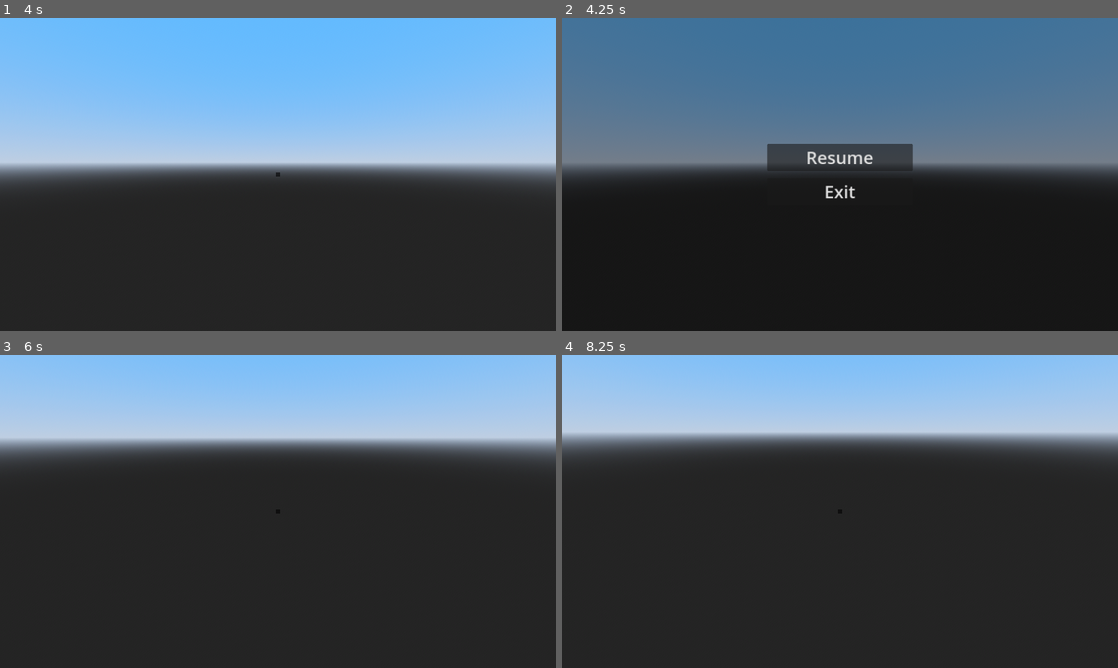
Above: before the commit, frames 1-4 (two rows, left to right).
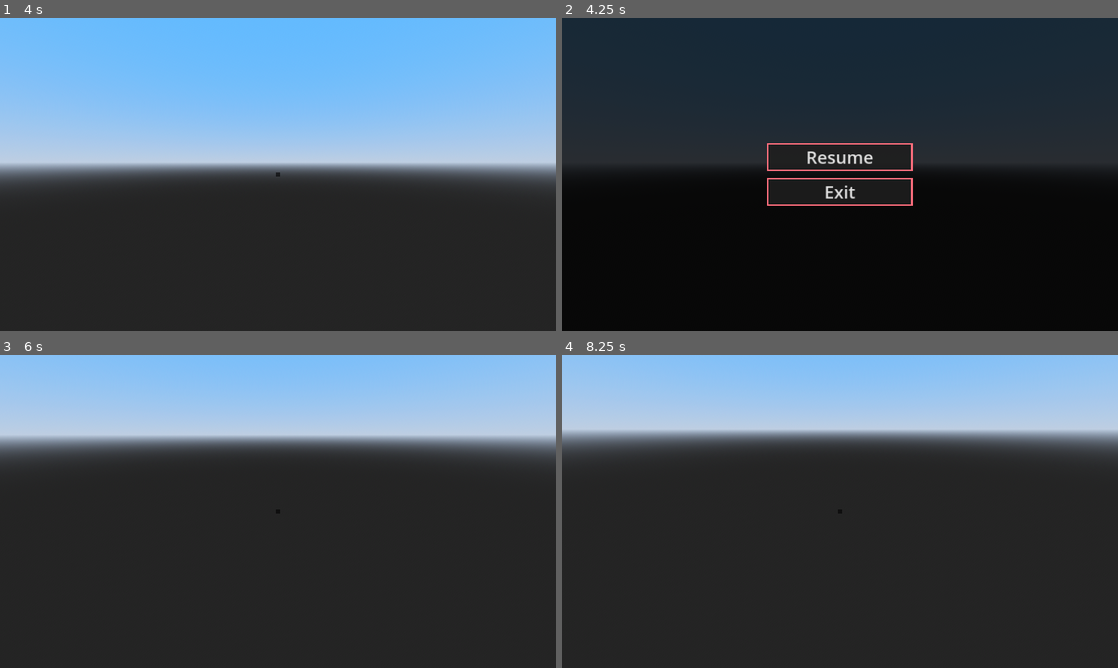
Above: after the commit, the same moments.

Repository: Skyvastern/the-aspiring-deva
Game: Godot game, scene res://main/main.tscn
The game is run twice, just before and just after one commit, with the same random seed, the same clock (stepped at 60 frames per second) and the same inputs.
Inputs (mouse positions are in pixels of both pictures, inside the frame that each line leads up to):
- Up to frame 1 (4 s): tap Enter at 0.5 s; move the mouse to (305, 174) at 0.52 s; hold W (forward) from 0.53 s (still down); tap E (interact) at 0.6, 2.1, 3.6 s; tap Space (jump) at 0.77, 1.52, 3.02, 3.5, 3.77 s; move the mouse to (250, 174) at 1.27 s; tap Q (interact_detailed) at 1.35, 2.85 s; move the mouse to (289, 168) at 2.02 s; move the mouse to (272, 180) at 2.77 s; move the mouse to (316, 177) at 3.52 s
- Up to frame 2 (4.25 s): keep holding W (forward); tap Escape (ui_cancel) at 4.15 s
- Up to frame 3 (6 s): move the mouse to (111, 464) at 4.27 s; release W (forward) at 4.28 s; hold A (left) 4.28-5 s; tap Q (interact_detailed) at 4.35 s; tap Space (jump) at 4.52 s; click "Resume" at 5 s; tap Enter at 5.75 s; move the mouse to (283, 511) at 5.77 s; hold W (forward) from 5.78 s (still down); tap E (interact) at 5.85 s
- Up to frame 4 (8.25 s): tap Space (jump) at 6.5, 6.77, 7.52, 8 s; move the mouse to (817, 505) at 6.52 s; release W (forward) at 6.53 s; hold D (right) 6.53-7.28 s; tap Q (interact_detailed) at 6.6, 8.1 s; tap Enter at 7.25 s; move the mouse to (867, 511) at 7.27 s; hold W (forward) from 7.28 s (still down); tap E (interact) at 7.35 s; move the mouse to (812, 511) at 8.02 s

Frame 1 is identical in both runs. In frame 2, 52% of the frame differs, in the area x 0-100%, y 0-60%; in frame 3, 2.7%; in frame 4, 2.7%.

Commit message:
Update UI of pause_menu

Diff:
--- a/frontend/main/menus/pause_menu/pause_menu.tscn
+++ b/frontend/main/menus/pause_menu/pause_menu.tscn
@@ -1,5 +1,6 @@
-[gd_scene load_steps=2 format=3 uid="uid://b71imdt2kchb3"]
+[gd_scene load_steps=3 format=3 uid="uid://b71imdt2kchb3"]
 
+[ext_resource type="Theme" uid="uid://15ielt17md1r" path="res://main/common/main_theme.tres" id="1_euhwi"]
 [ext_resource type="Script" path="res://main/menus/pause_menu/pause_menu.gd" id="1_tlltf"]
 
 [node name="PauseMenu" type="Control" node_paths=PackedStringArray("resume_btn", "exit_btn")]
@@ -10,6 +11,7 @@
 anchor_bottom = 1.0
 grow_horizontal = 2
 grow_vertical = 2
+theme = ExtResource("1_euhwi")
 script = ExtResource("1_tlltf")
 resume_btn = NodePath("Buttons/ResumeBtn")
 exit_btn = NodePath("Buttons/ExitBtn")
@@ -21,7 +23,7 @@
 anchor_bottom = 1.0
 grow_horizontal = 2
 grow_vertical = 2
-color = Color(0, 0, 0, 0.392157)
+color = Color(0, 0, 0, 0.784314)
 
 [node name="Buttons" type="VBoxContainer" parent="."]
 layout_mode = 1
